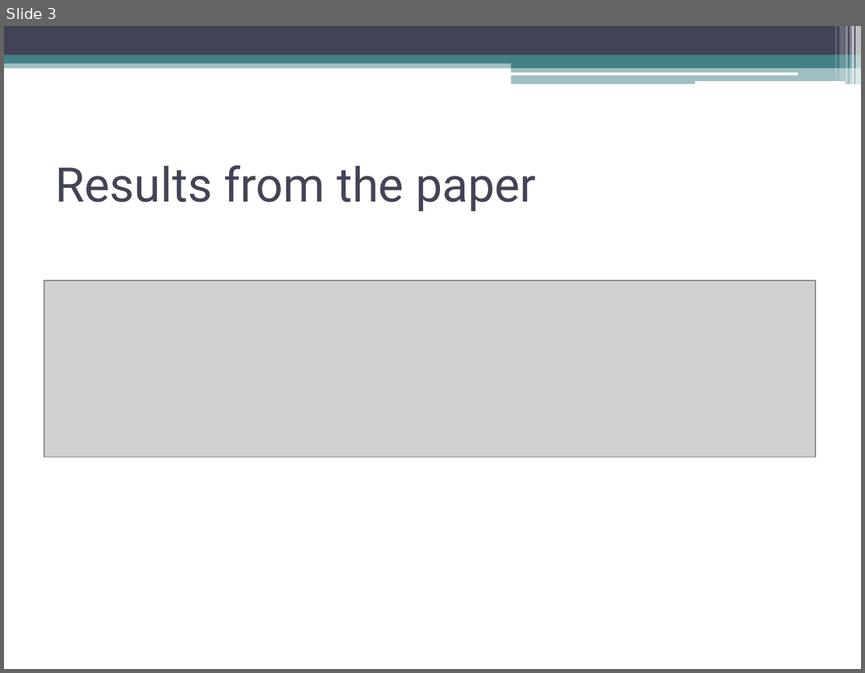
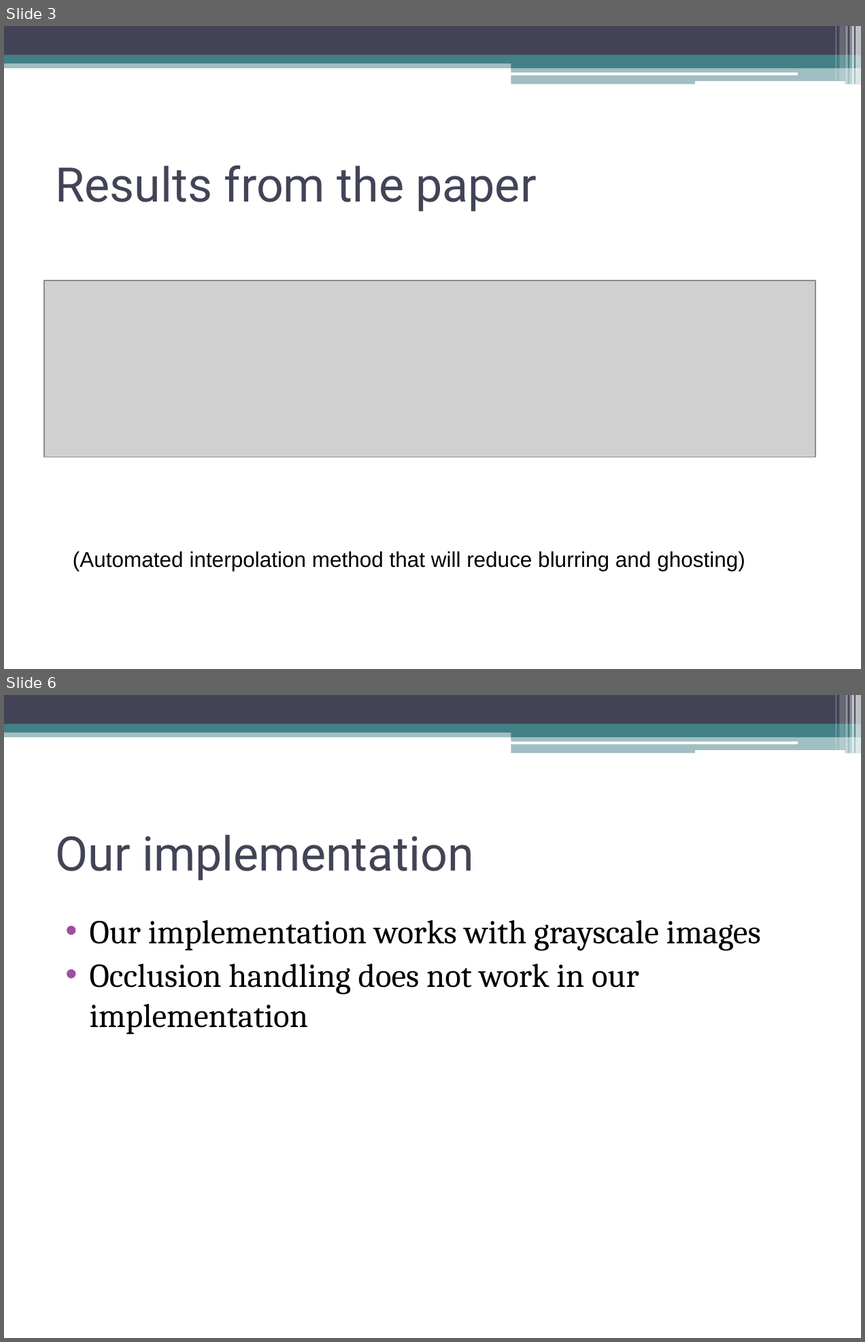
Before and after one commit to tmp0910/hmcinterpolation, a slide deck: FinalPresentation.ppt. Shown one above the other, each under a label of ours: slide 3 before the commit, slides 3 and 6 after it; the slides between them are not shown. The pictures are 865x673 and 865x1342 pixels, drawn with LibreOffice and Linux fonts; fonts in the diff are those of the drawing; grey boxes stand for pictures. Boxes give left, top, right and bottom in pixels: in the first picture for what was removed or moved away, otherwise in the second. Text is boxed around its words. In the diff, an @@ line names an element or a change of style, - is before the commit and + after.

```diff
--- a/FinalPresentation.ppt
+++ b/FinalPresentation.ppt
@@ slide 6 added at (x1=4, y1=695, x2=861, y2=1338), background #FFFFFF; not listed: 13 template elements that a slide beside it also shows @@
@@ title added at (x1=56, y1=834, x2=474, y2=881), 40 pt, text #424456 @@
+Our implementation
@@ text added at (x1=90, y1=920, x2=761, y2=1034), 28 pt, text #000000 @@
+• Our implementation works with grayscale images
+• Occlusion handling does not work in our implementation
@@ slide 3 changed as well @@
@@ text added at (x1=73, y1=551, x2=745, y2=571), 18 pt, text #000000 @@
+(Automated interpolation method that will reduce blurring and ghosting)
```
Also in this commit, not shown: 6 other slides added, 3 slides removed.
